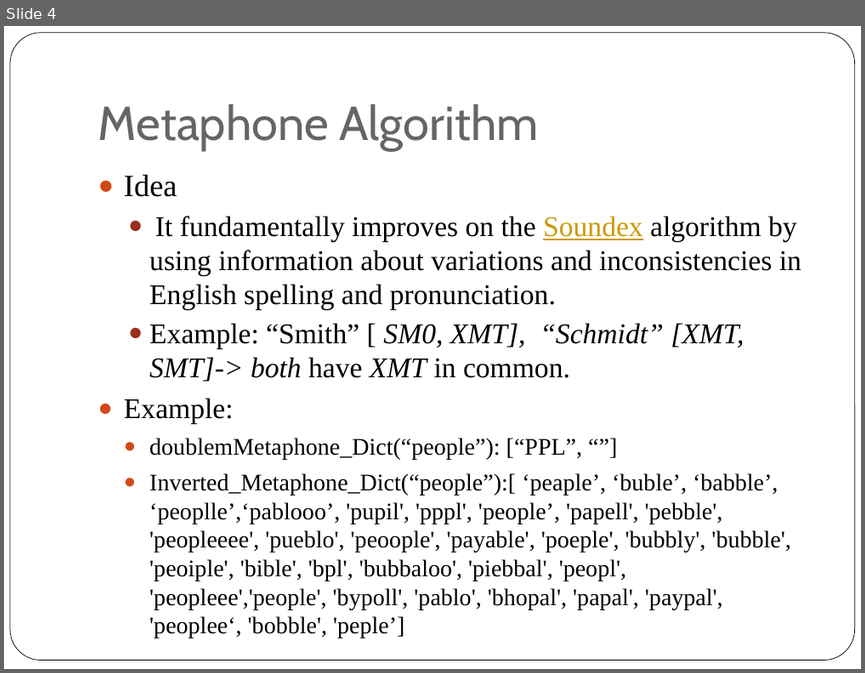
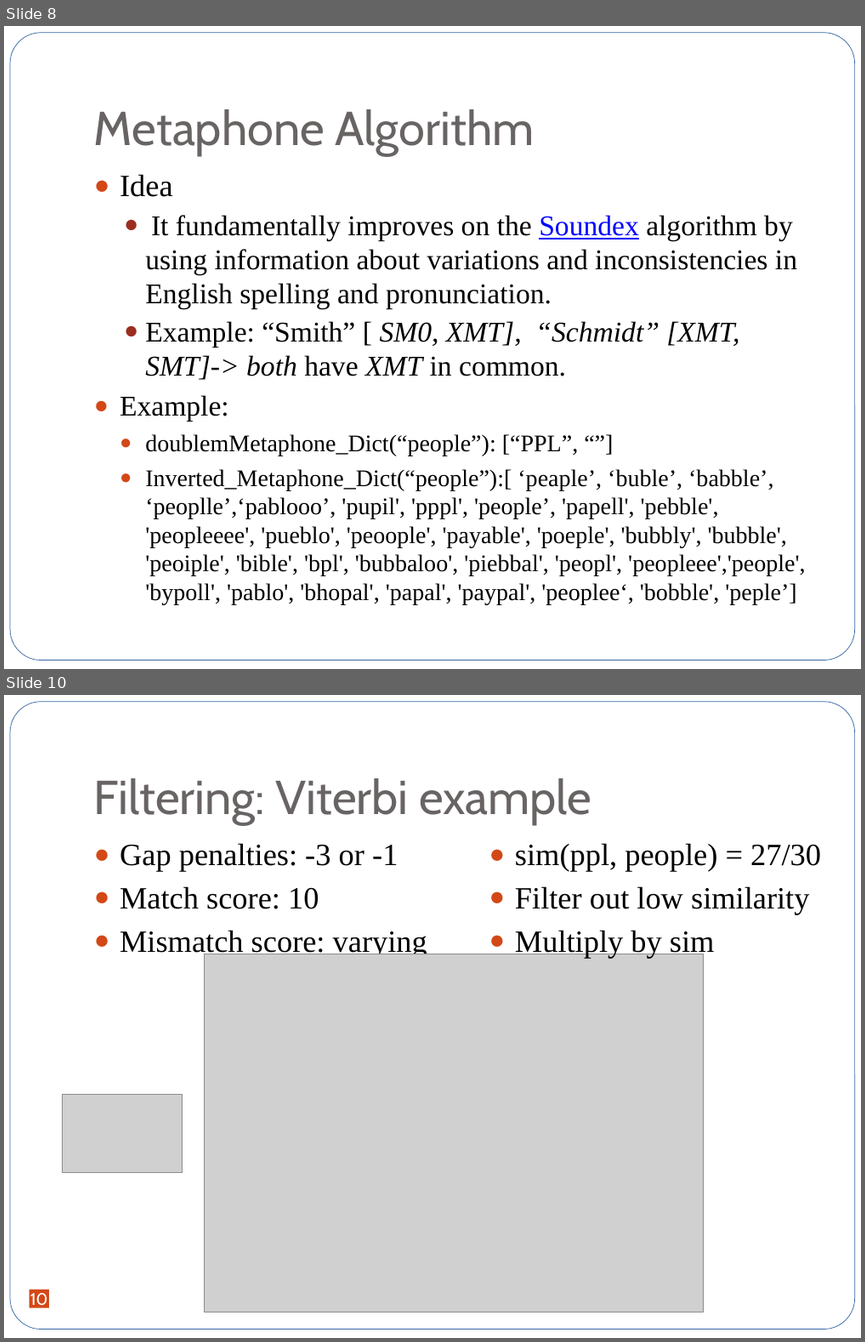
Before and after one commit to jxjzhang/CS246, a slide deck: Tweets purification.pptx. Shown one above the other, each under a label of ours: slide 4 before the commit, slides 8 and 10 after it; the slides between them are not shown. The pictures are 865x673 and 865x1342 pixels, drawn with LibreOffice and Linux fonts; fonts in the diff are those of the drawing; grey boxes stand for pictures. Boxes give left, top, right and bottom in pixels: in the first picture for what was removed or moved away, otherwise in the second. Text is boxed around its words. In the diff, an @@ line names an element or a change of style, - is before the commit and + after.

```diff
--- a/Tweets purification.pptx
+++ b/Tweets purification.pptx
@@ slide 10 added at (4, 695, 861, 1338), background #FFFFFF; not listed: 1 template element that a slide beside it also shows @@
@@ title added at (94, 778, 591, 824), 40 pt, text #696464 @@
+Filtering: Viterbi example
@@ text added at (120, 843, 427, 958), 26 pt, text #000000 @@
+● Gap penalties: -3 or -1
+● Match score: 10
+● Mismatch score: varying
@@ text added at (515, 843, 821, 958), 26 pt, text #000000 @@
+● sim(ppl, people) = 27/30
+● Filter out low similarity
+● Multiply by sim
@@ picture added at (205, 953, 704, 1312) @@
@@ picture added at (63, 1095, 182, 1172) @@
@@ page number added at (29, 1289, 48, 1308), fill #D34817, 14 pt, text #FFFFFF @@
+10
@@ what was slide 4 is now slide 8 @@
@@ slide 8 changed as well @@
@@ rounded rectangle at (10, 33, 855, 660): outline #000000 0.5 pt to none @@
@@ title "Metaphone Algorithm": place and size @@
-title "Metaphone Algorithm" at (98, 104, 539, 151)
+title "Metaphone Algorithm" at (94, 109, 534, 155)
@@ text "Idea" at (120, 174, 805, 605): text colour #CC9900 to #0000FF in "Soundex" @@
```
Also in this commit, not shown: 3 other slides changed, 10 other slides added.
